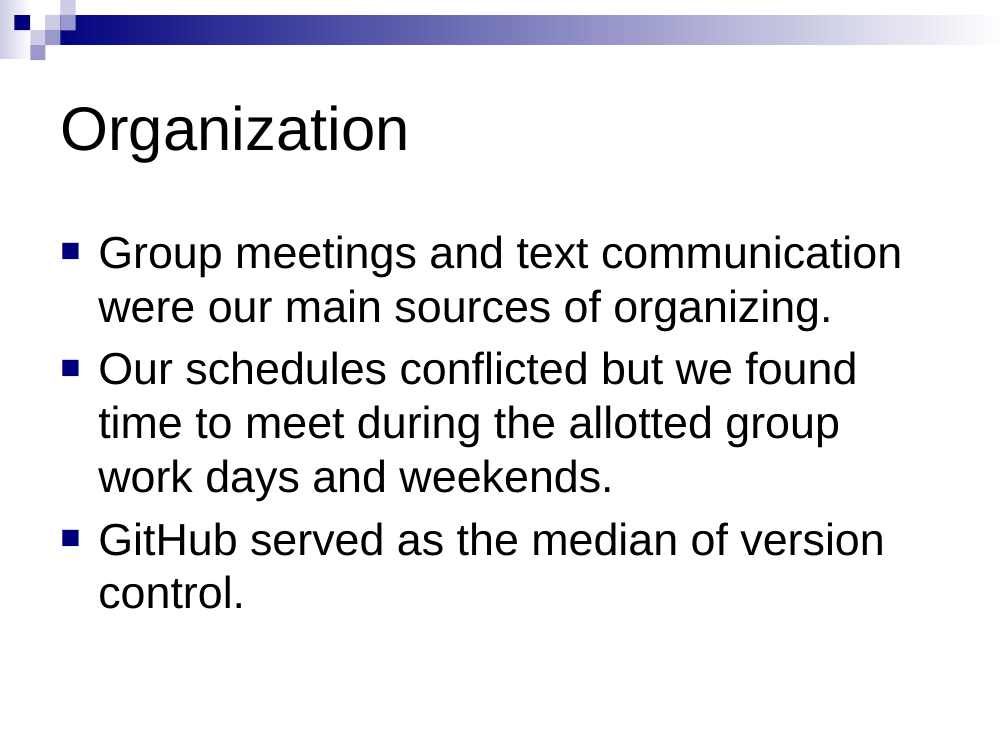
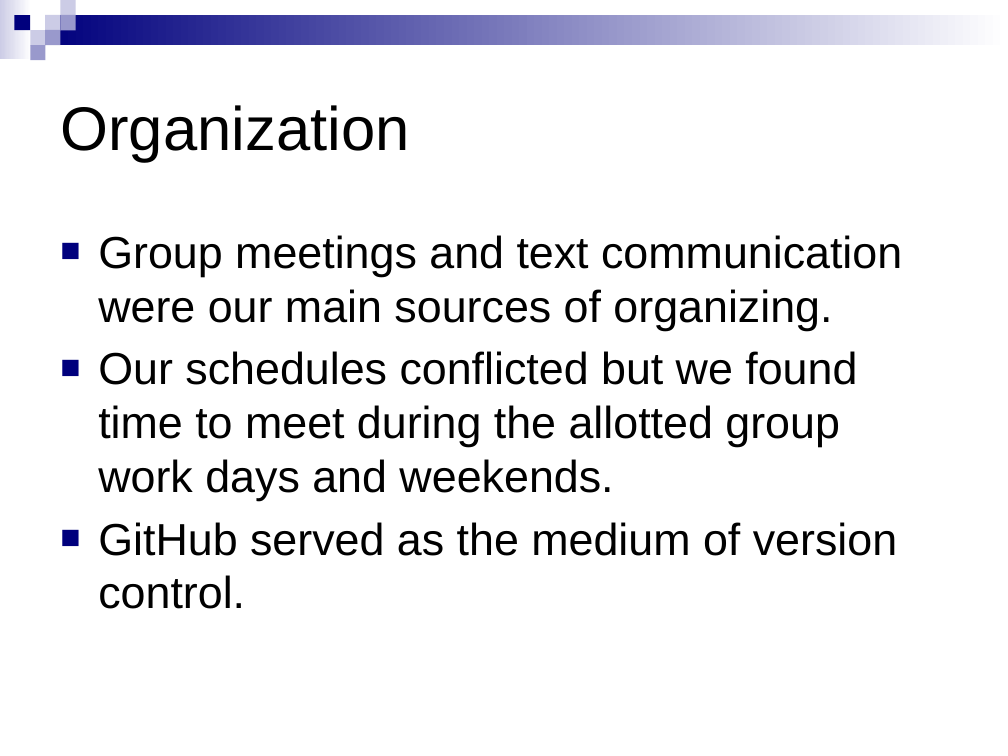
Before and after one commit to ryan-pratt/SE2-poker-app, a slide deck: slide 7 of Software Engineering 2.pptx. Drawn at 1008x756 pixels with LibreOffice and Linux fonts; fonts in the diff are those of the drawing. Boxes give left, top, right and bottom in pixels: in the first picture for what was removed or moved away, otherwise in the second. Text is boxed around its words. In the diff, an @@ line names an element or a change of style, - is before the commit and + after.

```diff
--- a/Software Engineering 2.pptx
+++ b/Software Engineering 2.pptx
@@ text at (x1=98, y1=522, x2=897, y2=609): text changed @@
-■ GitHub served as the median of version control.
+■ GitHub served as the medium of version control.
```
Also in this commit, not shown: 2 other slides changed.
